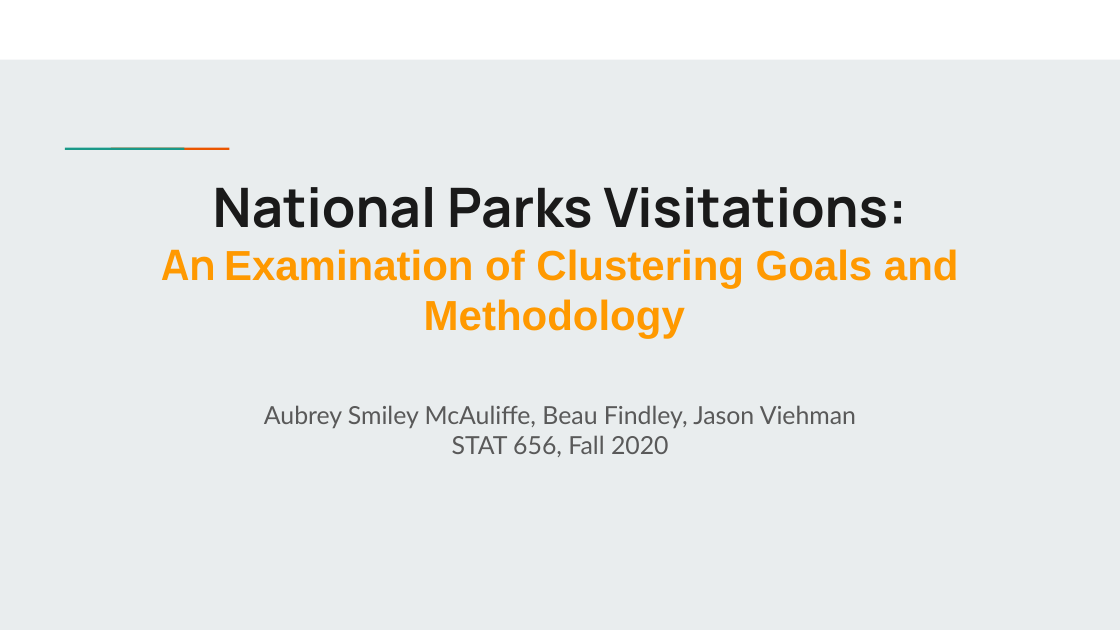
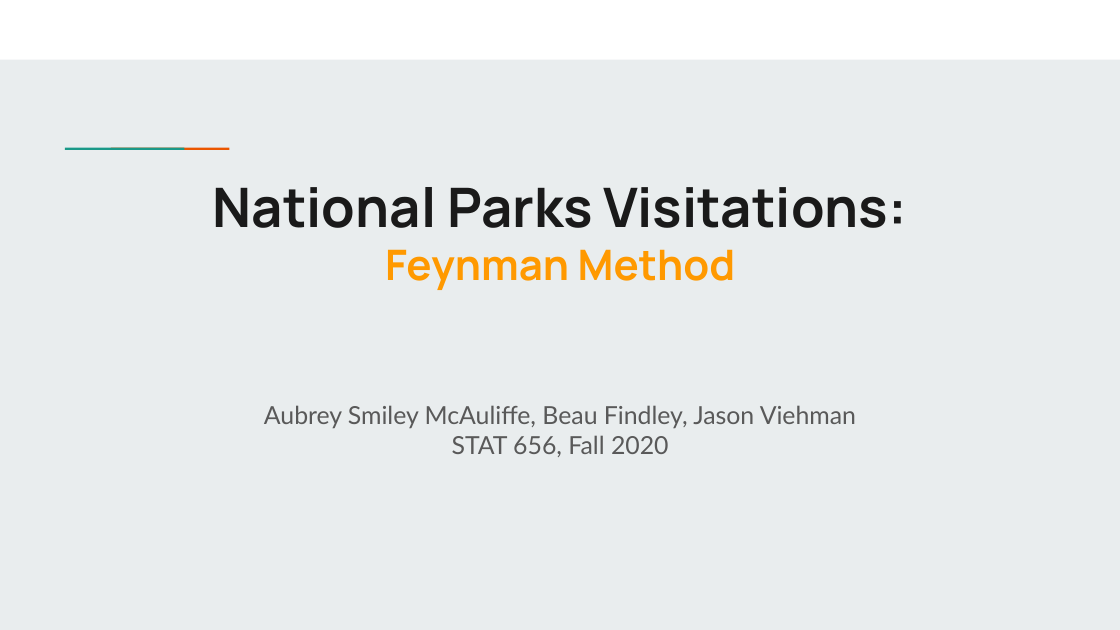
Before and after one commit to JViehman/NationalParks, a slide deck: slide 1 of Presentations/National Parks Visitations Five Minute Presentation(1).pptx. Drawn at 1120x630 pixels with LibreOffice and Linux fonts; fonts in the diff are those of the drawing. Boxes give left, top, right and bottom in pixels: in the first picture for what was removed or moved away, otherwise in the second. Text is boxed around its words. In the diff, an @@ line names an element or a change of style, - is before the commit and + after.

Commit message:
Adding Instructions for Feynman Method

```diff
--- a/Presentations/National Parks Visitations Five Minute Presentation(1).pptx
+++ b/Presentations/National Parks Visitations Five Minute Presentation(1).pptx
@@ title at [385, 249, 736, 290]: text changed; font Arial to Manrope @@
-An Examination of Clustering Goals and Methodology
+Feynman Method
```
Also in this commit, not shown: 1 slide added, 1 other file.
